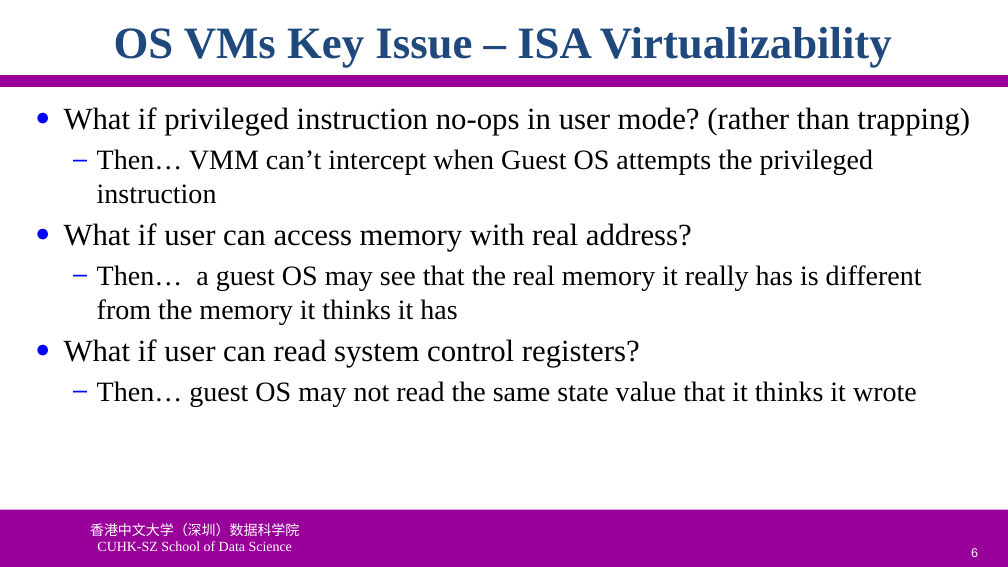
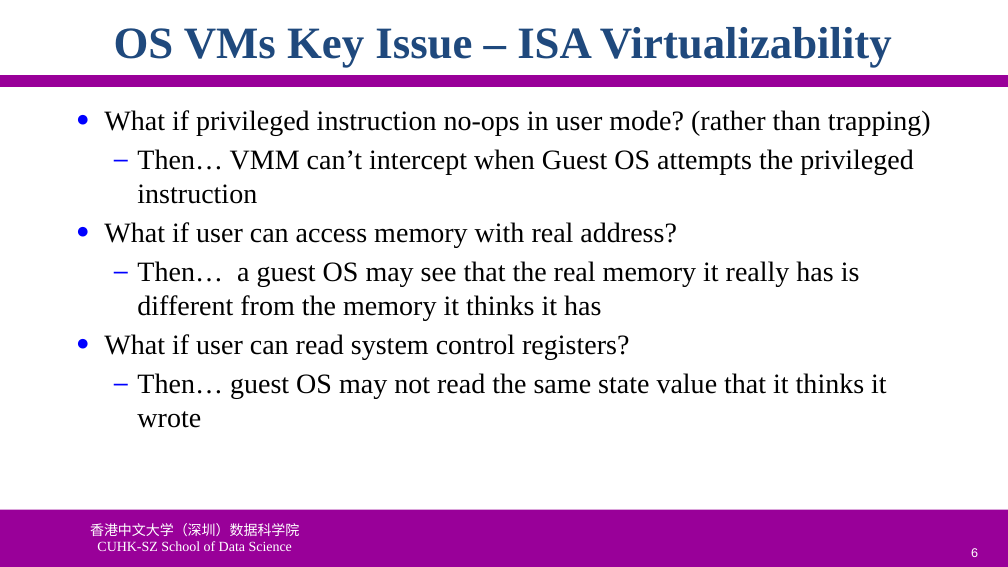
Before and after one commit to ychung1103/ychung1103.github.io, a slide deck: slide 6 of Slides/CSC6103/VT-02 System Virtualization.pptx. Drawn at 1008x567 pixels with LibreOffice and Linux fonts; fonts in the diff are those of the drawing; background and template pictures are left out. Boxes give left, top, right and bottom in pixels: in the first picture for what was removed or moved away, otherwise in the second. Text is boxed around its words. In the diff, an @@ line names an element or a change of style, - is before the commit and + after.

```diff
--- a/Slides/CSC6103/VT-02 System Virtualization.pptx
+++ b/Slides/CSC6103/VT-02 System Virtualization.pptx
@@ text "What if privileged instruction no-ops ...": place and size @@
-text "What if privileged instruction no-ops ..." at bbox=[64, 107, 970, 406]
+text "What if privileged instruction no-ops ..." at bbox=[104, 110, 931, 428]
@@ text at bbox=[104, 110, 931, 359]: size 22 to 20 pt in "What if privileged instruction no-ops in user ...", "What if user can access memory with ...", "What if user can read system control ..." @@
```
Also in this commit, not shown: 14 other slides changed, 1 slide removed.
